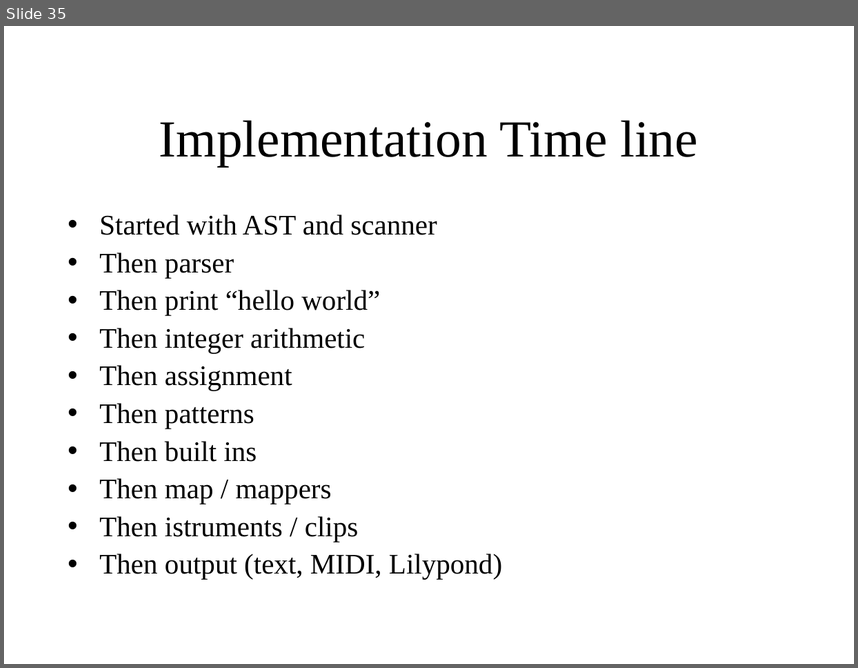
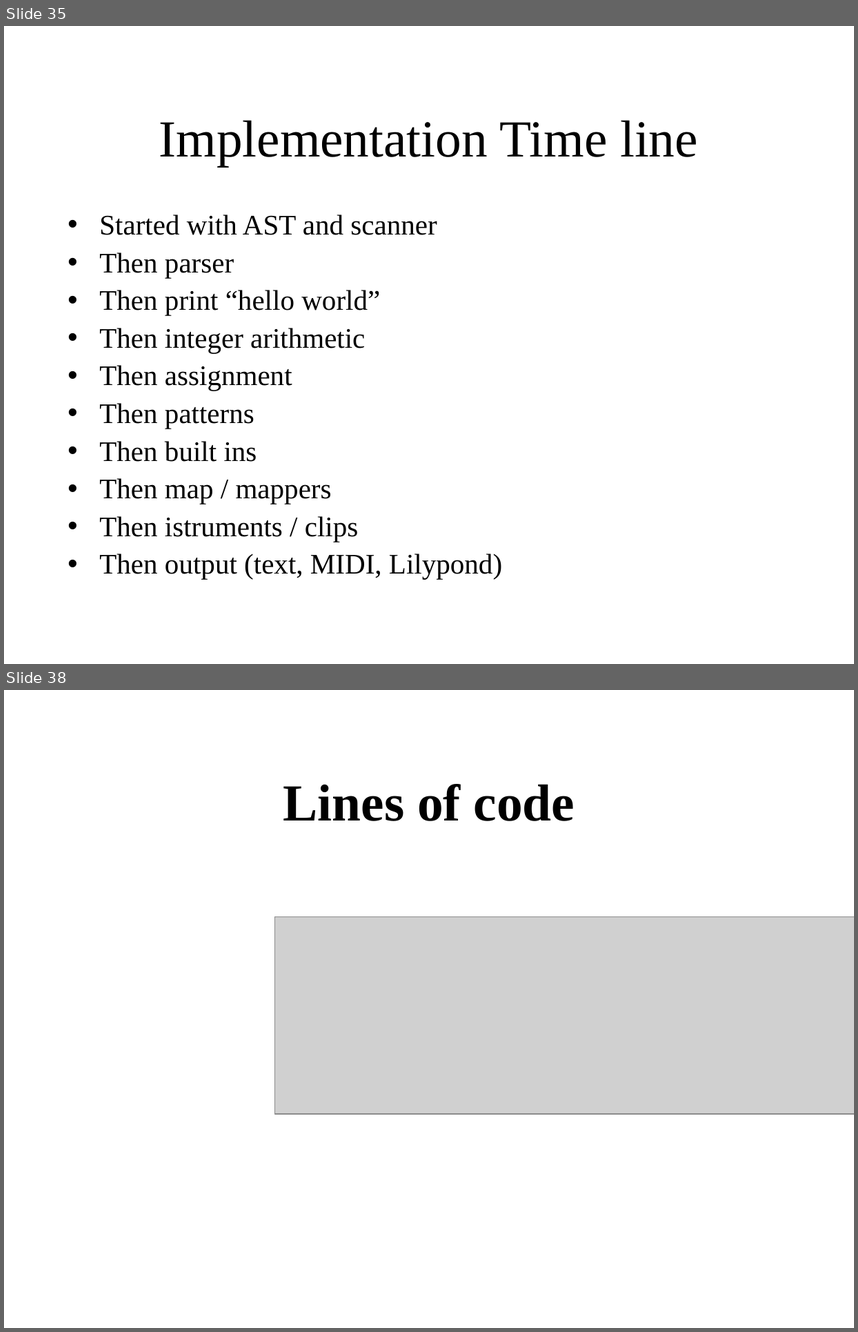
Before and after one commit to waseemilahi/drul, a slide deck: Presentation/Parts1-2.ppt. Shown one above the other, each under a label of ours: slide 35 before the commit, slides 35 and 38 after it; the slides between them are not shown. The pictures are 858x668 and 858x1332 pixels, drawn with LibreOffice and Linux fonts; fonts in the diff are those of the drawing; grey boxes stand for pictures. Boxes give left, top, right and bottom in pixels: in the first picture for what was removed or moved away, otherwise in the second. Text is boxed around its words. In the diff, an @@ line names an element or a change of style, - is before the commit and + after.

```diff
--- a/Presentation/Parts1-2.ppt
+++ b/Presentation/Parts1-2.ppt
@@ slide 38 added at box(4, 690, 854, 1328), background #FFFFFF @@
@@ title added at box(283, 784, 575, 821), 44 pt, text #000000, bold @@
+Lines of code
@@ picture added at box(274, 917, 854, 1114) @@
```
Also in this commit, not shown: 2 other slides added.
